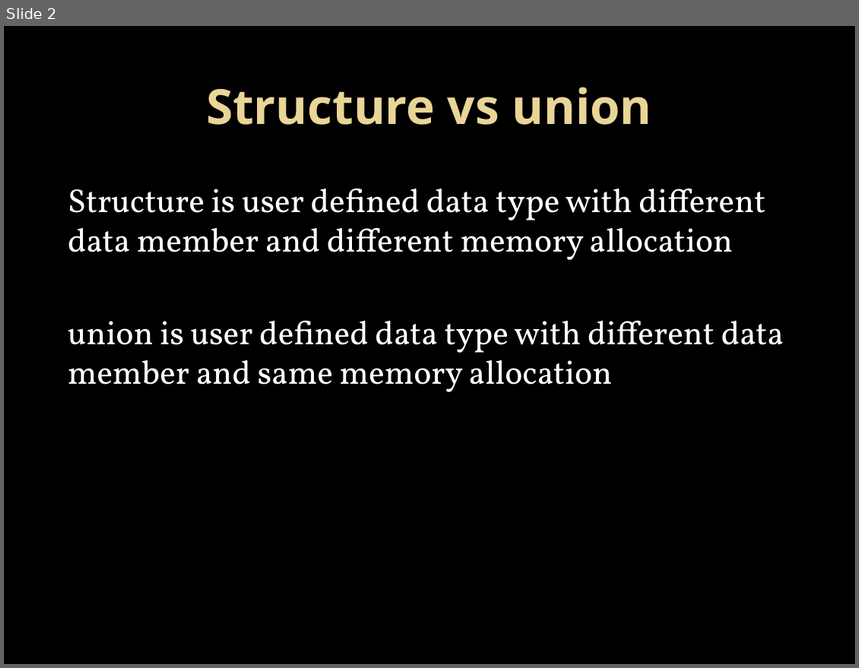
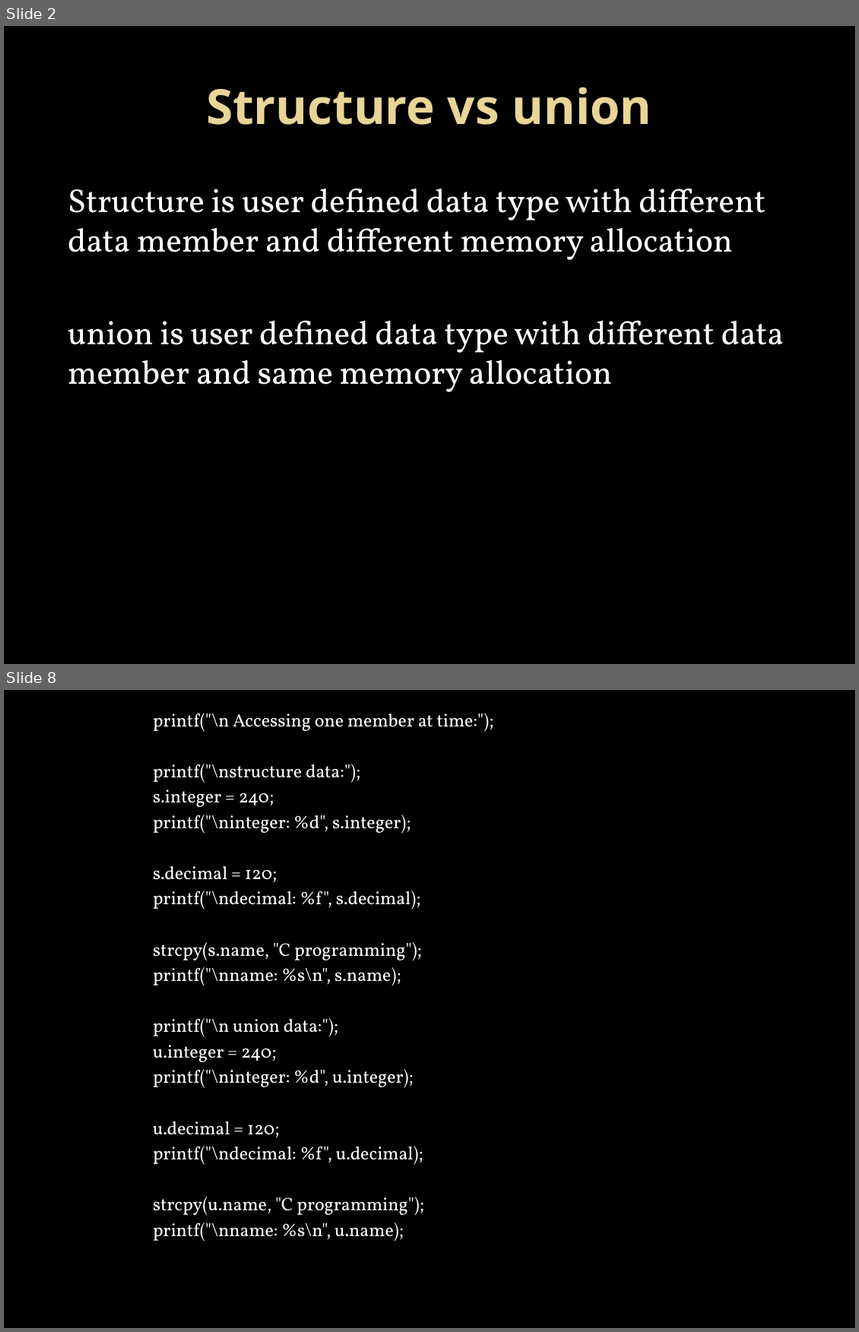
Before and after one commit to Mahesh-7/C_Programs, a slide deck: PPT/structure.pptx. Shown one above the other, each under a label of ours: slide 2 before the commit, slides 2 and 8 after it; the slides between them are not shown. The pictures are 859x668 and 859x1332 pixels, drawn with LibreOffice and Linux fonts; fonts in the diff are those of the drawing; background and template pictures are left out. Boxes give left, top, right and bottom in pixels: in the first picture for what was removed or moved away, otherwise in the second. Text is boxed around its words. In the diff, an @@ line names an element or a change of style, - is before the commit and + after.

```diff
--- a/PPT/structure.pptx
+++ b/PPT/structure.pptx
@@ slide 8 added at (x1=4, y1=690, x2=855, y2=1328), background picture (left out) @@
@@ text added at (x1=153, y1=713, x2=494, y2=1242), 15.4 pt, text #FFFFFF @@
+printf("\n Accessing one member at time:");
+printf("\nstructure data:");
+s.integer = 240;
+printf("\ninteger: %d", s.integer);
+s.decimal = 120;
+printf("\ndecimal: %f", s.decimal);
+strcpy(s.name, "C programming");
+printf("\nname: %s\n", s.name);
+printf("\n union data:");
+u.integer = 240;
+printf("\ninteger: %d", u.integer);
+u.decimal = 120;
+printf("\ndecimal: %f", u.decimal);
+strcpy(u.name, "C programming");
+printf("\nname: %s\n", u.name);
```
Also in this commit, not shown: 13 other slides added, 1 slide removed.
